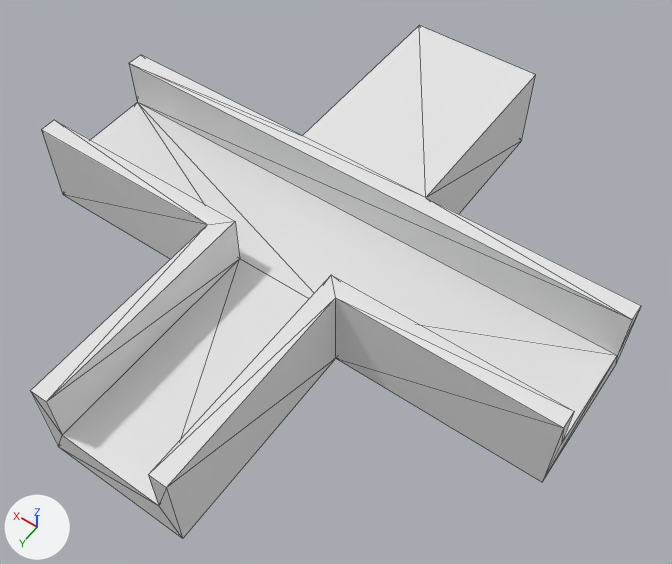
One commit to the OBJ model resources/shape-1.obj: the scene before it, then after it.
Camera for both pictures: a 50 mm lens placed at (-0.61, 0.804, 1.231), pointed at (-0.053, 0.024, 0.005). The lights are fixed; the arrows at lower left show +X, +Y and +Z. Mesh edges are drawn as thin lines. Where no turn or scale is listed for an object, it has been applied to the vertices. Vertices at the same position are counted once.

Objects in the first picture: 'shape-1'.
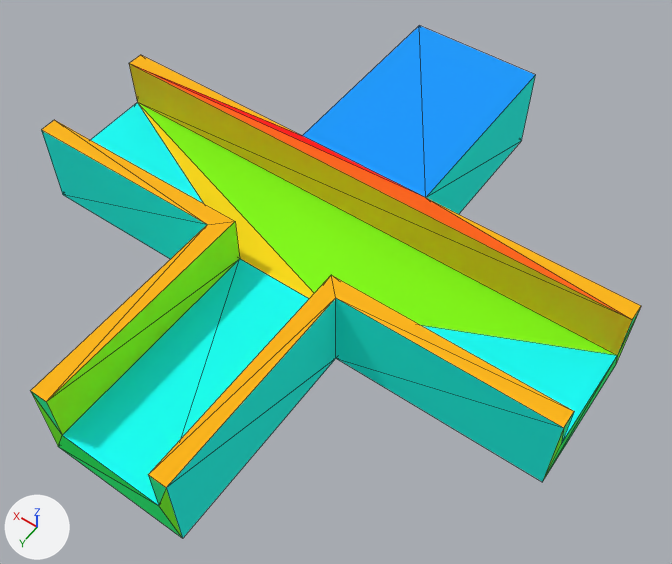
Boxes [x1, y1, x2, y2] around the edits, measured in the pictures (672 x 564 px):
'shape-1', recoloured, surface changed
    both: [30, 26, 641, 538]
part 1 of me_shape_1, recoloured (white to orange)
    both: [30, 55, 641, 487]
part 2 of me_shape_1, recoloured (white to blue)
    both: [302, 26, 535, 198]
part 3 of me_shape_1, recoloured (white to red)
    both: [131, 64, 415, 193]
part 4 of me_shape_1, recoloured (white to orange)
    both: [133, 65, 627, 317]
part 5 of me_shape_1, recoloured (white to orange)
    both: [49, 120, 569, 474]
part 6 of me_shape_1, recoloured (white to green)
    both: [31, 307, 641, 505]
part 7 of me_shape_1, recoloured (white to green)
    both: [58, 361, 614, 504]
part 8 of me_shape_1, recoloured (white to green)
    both: [31, 312, 639, 537]
part 9 of me_shape_1, recoloured (white to green)
    both: [60, 357, 617, 538]
part 10 of me_shape_1, recoloured (white to green)
    both: [47, 222, 240, 435]
part 11 of me_shape_1, recoloured (white to cyan)
    both: [62, 103, 617, 506]
part 12 of me_shape_1, recoloured (white to yellow)
    both: [139, 105, 314, 299]
part 13 of me_shape_1, recoloured (white to green)
    both: [137, 102, 615, 355]
part 14 of me_shape_1, recoloured (white to yellow)
    both: [129, 64, 632, 355]

Patch to the scene script:
```diff
--- a/resources/shape-1.obj.py
+++ b/resources/shape-1.obj.py
@@ mat_material_0 @@
 mat_material_0 = principled_material('material_0')
-mat_material_0.base_color = (0.8, 0.8, 0.8)  # white #e7e7e7
+mat_material_0.base_color = (0.0, 1.0, 0.855)  # cyan #00ffee
 mat_material_0.roughness = 1.0
@@ mat_material_11 @@
+mat_material_11 = principled_material('material_11')
+mat_material_11.base_color = (0.369, 1.0, 0.0)  # green #a4ff00
+mat_material_11.roughness = 1.0
@@ mat_material_2 @@
+mat_material_2 = principled_material('material_2')
+mat_material_2.base_color = (0.0, 0.322, 1.0)  # blue #009aff
+mat_material_2.roughness = 1.0
@@ mat_material_5 @@
+mat_material_5 = principled_material('material_5')
+mat_material_5.base_color = (1.0, 0.471, 0.0)  # yellow #ffb700
+mat_material_5.roughness = 1.0
@@ mat_material_15 @@
+mat_material_15 = principled_material('material_15')
+mat_material_15.base_color = (1.0, 0.561, 0.0)  # yellow #ffc500
+mat_material_15.roughness = 1.0
@@ mat_material_8 @@
+mat_material_8 = principled_material('material_8')
+mat_material_8.base_color = (0.173, 1.0, 0.0)  # green #73ff00
+mat_material_8.roughness = 1.0
@@ mat_material_12 @@
+mat_material_12 = principled_material('material_12')
+mat_material_12.base_color = (0.0, 1.0, 0.988)  # cyan #00fffe
+mat_material_12.roughness = 1.0
@@ mat_material_9 @@
+mat_material_9 = principled_material('material_9')
+mat_material_9.base_color = (0.0, 1.0, 0.18)  # green #00ff76
+mat_material_9.roughness = 1.0
@@ mat_material_1 @@
+mat_material_1 = principled_material('material_1')
+mat_material_1.base_color = (1.0, 0.475, 0.0)  # yellow #ffb700
+mat_material_1.roughness = 1.0
@@ mat_material_7 @@
+mat_material_7 = principled_material('material_7')
+mat_material_7.base_color = (0.0, 1.0, 0.106)  # green #00ff5c
+mat_material_7.roughness = 1.0
@@ mat_material_6 @@
+mat_material_6 = principled_material('material_6')
+mat_material_6.base_color = (0.0, 1.0, 0.31)  # green #00ff97
+mat_material_6.roughness = 1.0
@@ me_shape_1 @@
 me_shape_1.from_pydata(...)  # 40 vertices, 76 faces; spans x -0.5..0.5, y -0.5..0.5, z -0.038..0.125
+# me_shape_1 part 1: 6 faces spanning x -0.5..0.5, y -0.125..0.5, z 0.125 switch from mat_material_0 (white #e7e7e7) to mat_material_1 (yellow #ffb700)
+# me_shape_1 part 2: 10 faces spanning x -0.5..0.5, y -0.5..0.5, z -0.038..0.125 switch from mat_material_0 (white #e7e7e7) to mat_material_2 (blue #009aff)
+# me_shape_1 part 3: 1 face spanning x -0.125..0.5, y -0.125..-0.094, z 0.125 switches from mat_material_0 (white #e7e7e7) to mat_material_3 (red #ff0000)
+# me_shape_1 part 4: 1 face spanning x -0.5..0.5, y -0.125..-0.094, z 0.125 switches from mat_material_0 (white #e7e7e7) to mat_material_4 (orange #ff6200)
+# me_shape_1 part 5: 4 faces spanning x -0.5..0.5, y 0.094..0.5, z 0.125 switch from mat_material_0 (white #e7e7e7) to mat_material_5 (yellow #ffb600)
+# me_shape_1 part 6: 6 faces spanning x -0.5..0.5, y -0.125..0.5, z 0.031..0.125 switch from mat_material_0 (white #e7e7e7) to mat_material_6 (green #00ff97)
+# me_shape_1 part 7: 3 faces spanning x -0.5..0.5, y -0.094..0.5, z -0.038..0.031 switch from mat_material_0 (white #e7e7e7) to mat_material_7 (green #00ff5c)
+# me_shape_1 part 8: 6 faces spanning x -0.5..0.5, y -0.125..0.5, z -0.038..0.125 switch from mat_material_0 (white #e7e7e7) to mat_material_8 (green #73ff00)
+# me_shape_1 part 9: 3 faces spanning x -0.5..0.5, y -0.125..0.5, z -0.038..0.031 switch from mat_material_0 (white #e7e7e7) to mat_material_9 (green #00ff76)
+# me_shape_1 part 10: 8 faces spanning x -0.5..0.5, y 0.094..0.5, z 0.031..0.125 switch from mat_material_0 (white #e7e7e7) to mat_material_11 (green #a3ff00)
+# me_shape_1 part 11: 4 faces spanning x -0.5..0.5, y -0.094..0.5, z 0.031 switch from mat_material_0 (white #e7e7e7) to mat_material_12 (cyan #00fffe)
+# me_shape_1 part 12: 1 face spanning x -0.094..0.5, y -0.094..0.094, z 0.031 switches from mat_material_0 (white #e7e7e7) to mat_material_13 (yellow #ffde00)
+# me_shape_1 part 13: 1 face spanning x -0.5..0.5, y -0.094..0.094, z 0.031 switches from mat_material_0 (white #e7e7e7) to mat_material_14 (green #83ff00)
+# me_shape_1 part 14: 2 faces spanning x -0.5..0.5, y -0.094, z 0.031..0.125 switch from mat_material_0 (white #e7e7e7) to mat_material_15 (yellow #ffc500)
+me_shape_1.materials.append(mat_material_3)  # red #ff0000
+me_shape_1.materials.append(mat_material_4)  # orange #ff6200
+me_shape_1.materials.append(mat_material_10)  # blue #00a2ff
+me_shape_1.materials.append(mat_material_13)  # yellow #ffde00
+me_shape_1.materials.append(mat_material_14)  # green #83ff00
+me_shape_1.materials.append(mat_material_16)  # blue #0000ff
```
